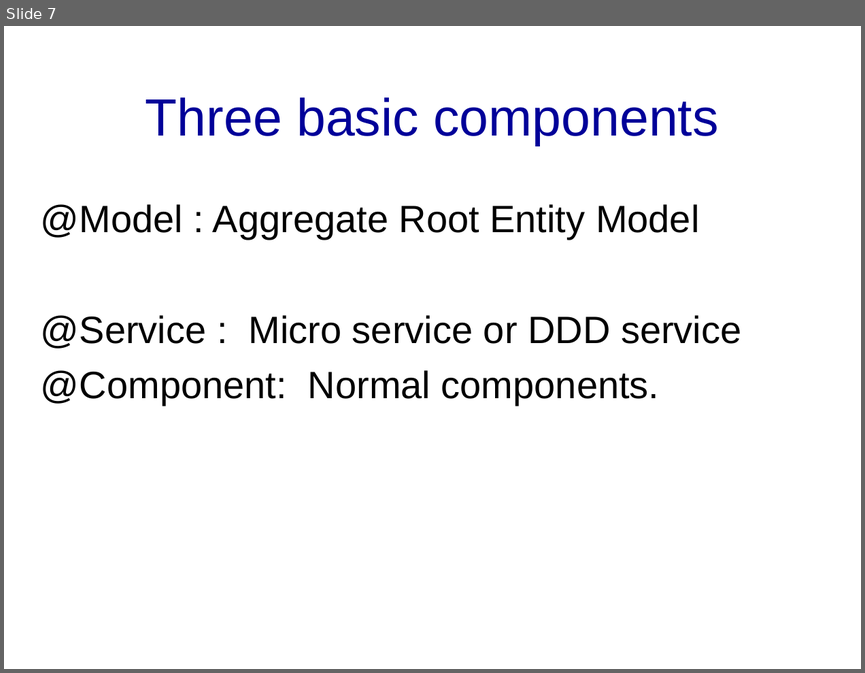
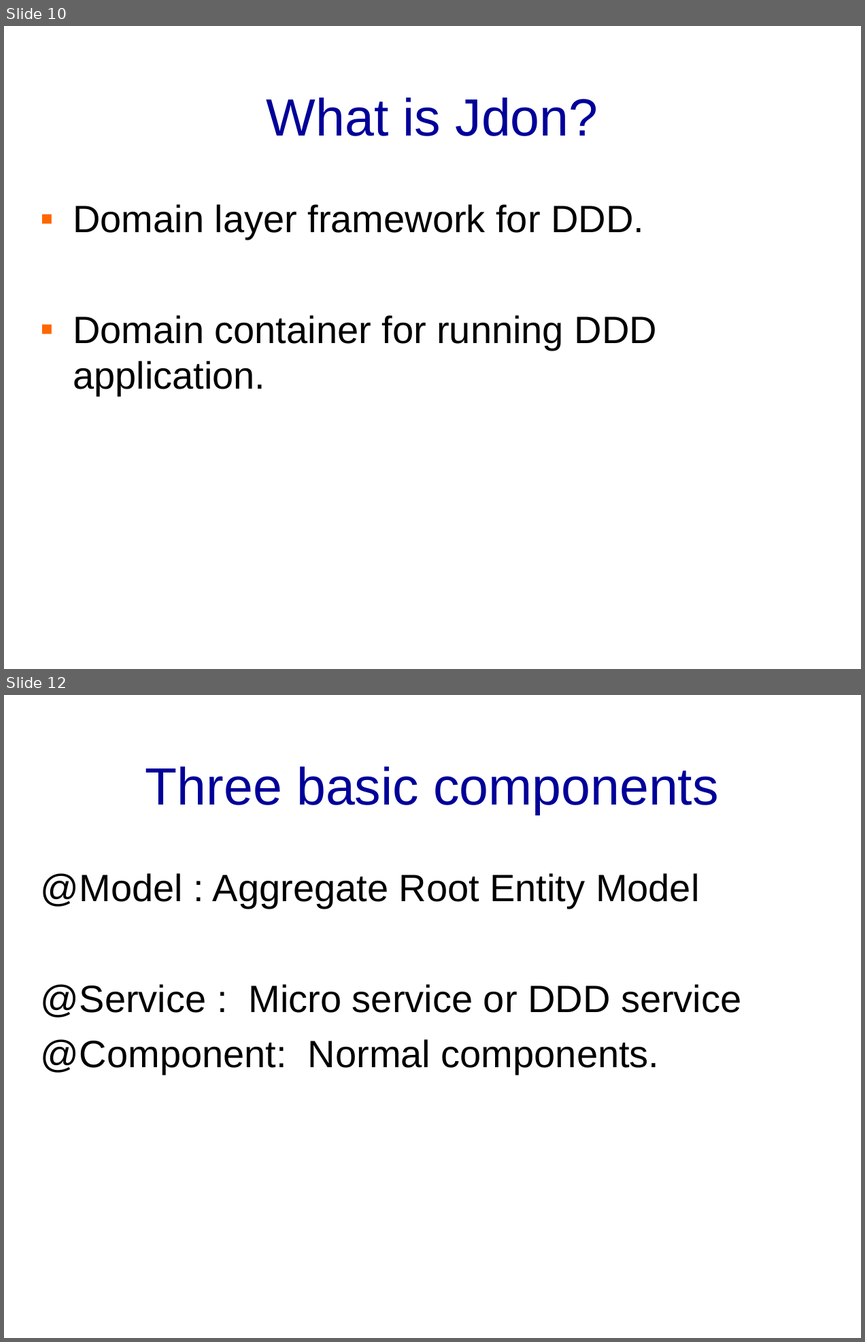
Before and after one commit to banq/banq.github.io, a slide deck: JdonFramework.ppt. Shown one above the other, each under a label of ours: slide 7 before the commit, slides 10 and 12 after it; the slides between them are not shown. The pictures are 865x673 and 865x1342 pixels, drawn with LibreOffice and Linux fonts; fonts in the diff are those of the drawing; background and template pictures are left out. Boxes give left, top, right and bottom in pixels: in the first picture for what was removed or moved away, otherwise in the second. Text is boxed around its words. In the diff, an @@ line names an element or a change of style, - is before the commit and + after.

```diff
--- a/JdonFramework.ppt
+++ b/JdonFramework.ppt
@@ slide 10 added at <box>4,26,861,669</box>, background picture (left out) @@
@@ title added at <box>266,97,598,136</box>, 44 pt, text #000099 @@
+What is Jdon?
@@ text added at <box>73,204,657,396</box>, 32 pt, text #000000 @@
+▪ Domain layer framework for DDD.
+▪ Domain container for running DDD application.
@@ what was slide 7 is now slide 12 @@
```
Also in this commit, not shown: 1 slide changed, 5 other slides added, 1 slide removed, 1 other file.
